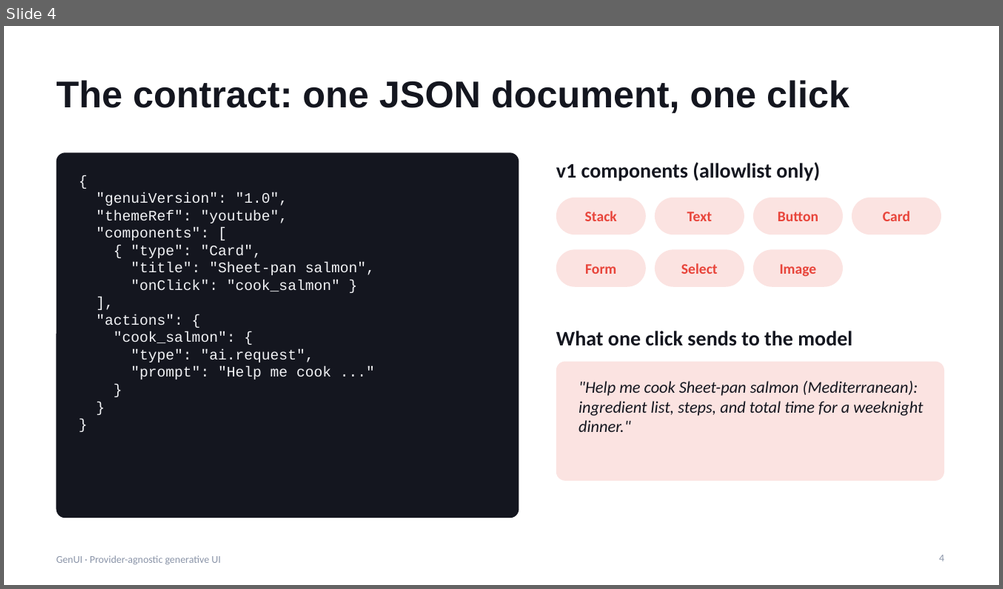
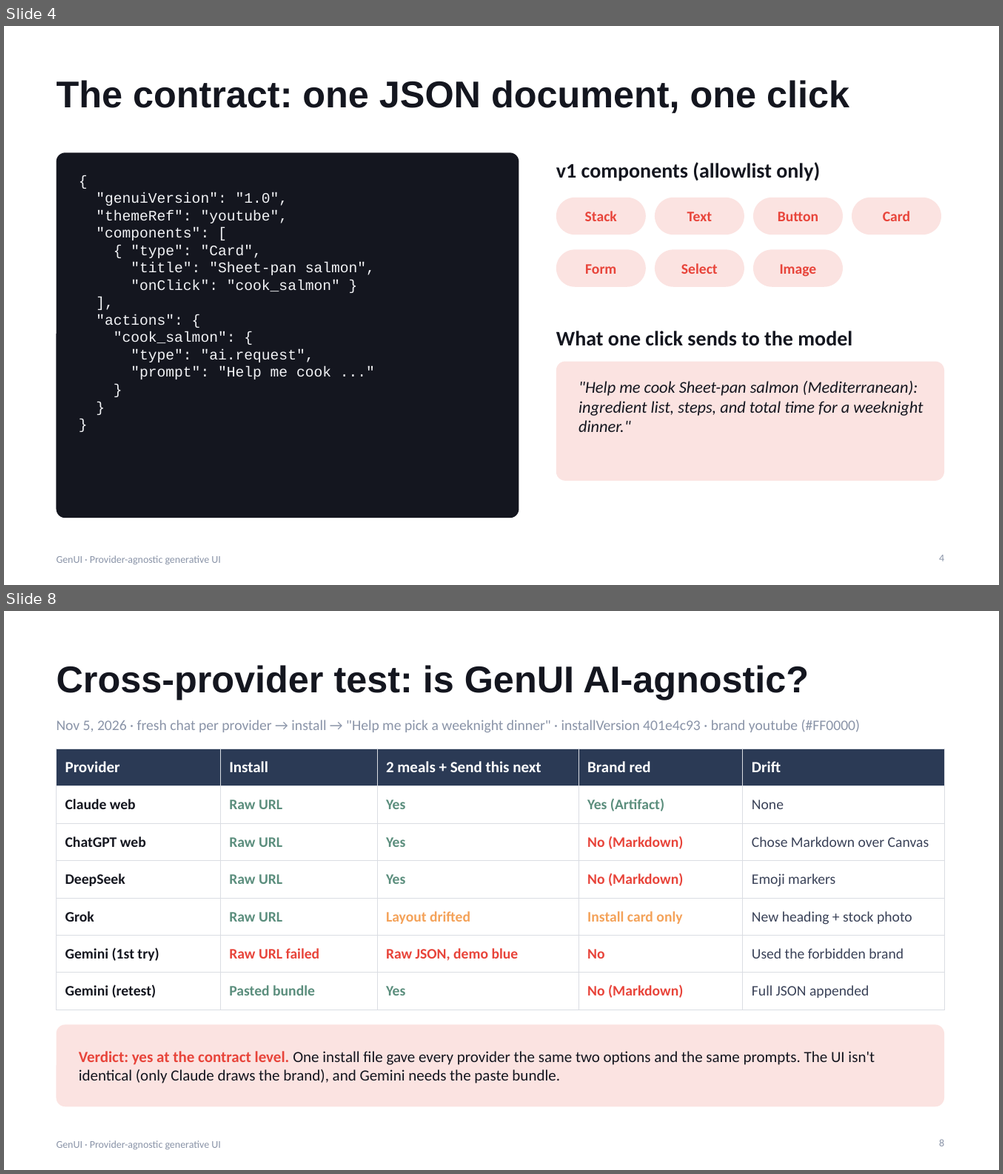
Before and after one commit to noahtan917/gen-ui, a slide deck: docs/GenUI-Presentation.pptx. Shown one above the other, each under a label of ours: slide 4 before the commit, slides 4 and 8 after it; the slides between them are not shown. The pictures are 1003x589 and 1003x1174 pixels, drawn with LibreOffice and Linux fonts; fonts in the diff are those of the drawing. Boxes give left, top, right and bottom in pixels: in the first picture for what was removed or moved away, otherwise in the second. Text is boxed around its words. In the diff, an @@ line names an element or a change of style, - is before the commit and + after.

Commit message:
Add OpenUI interop support and enhance demo application
- Introduced `@gen-ui/openui` package for converting GenUI documents to OpenUI Lang and rendering with OpenUI components.
- Updated demo application to toggle between GenUI JSON and OpenUI Lang formats, including UI state management and rendering logic.
- Enhanced README and architecture documentation to include OpenUI interop details and usage instructions.
- Added new styles for format toggle buttons in the demo application.
- Updated session artifact generation to optionally include OpenUI Lang output section.
- Improved interaction context handling in core library for consistent AI request processing across formats.

```diff
--- a/docs/GenUI-Presentation.pptx
+++ b/docs/GenUI-Presentation.pptx
@@ slide 8 added at [4,611,999,1170], background #FFFFFF; not listed: 1 template element that a slide beside it also shows @@
@@ title added at [57,665,808,700], 36 pt, text #14161F, bold @@
+Cross-provider test: is GenUI AI-agnostic?
@@ text added at [57,720,859,733], 14 pt, text #8A94A8 @@
+Nov 5, 2026 · fresh chat per provider → install → "Help me pick a weeknight dinner" · installVersion 401e4c93 · brand youtube (#FF0000)
@@ table added at [57,749,944,1001], 7 rows, 5 columns @@
+Provider | Install | 2 meals + Send this next | Brand red | Drift
+Claude web | Raw URL | Yes | Yes (Artifact) | None
+ChatGPT web | Raw URL | Yes | No (Markdown) | Chose Markdown over Canvas
+DeepSeek | Raw URL | Yes | No (Markdown) | Emoji markers
+Grok | Raw URL | Layout drifted | Install card only | New heading + stock photo
+Gemini (1st try) | Raw URL failed | Raw JSON, demo blue | No | Used the forbidden brand
+Gemini (retest) | Pasted bundle | Yes | No (Markdown) | Full JSON appended
@@ rounded rectangle added at [57,1025,944,1107], fill #FBE3E1 @@
@@ text added at [79,1051,874,1084], 15 pt, text #14161F @@
+Verdict: yes at the contract level. One install file gave every provider the same two options and the same prompts. The UI isn't identical (only Claude draws the brand), and Gemini needs the paste bundle.
@@ page number added at [939,1139,944,1147], 10 pt, text #8A94A8 @@
+8
```
Also in this commit, not shown: 6 slides changed, 2 other slides added, 1 slide removed, 32 other files.
